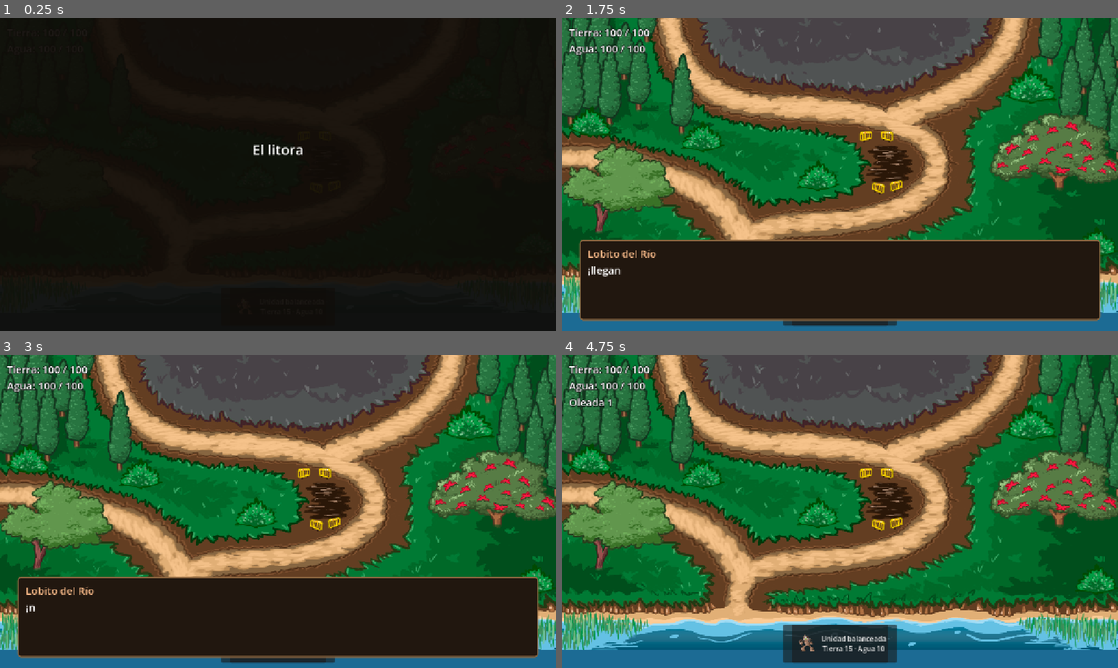
Above: before the commit, frames 1-4 (two rows, left to right).
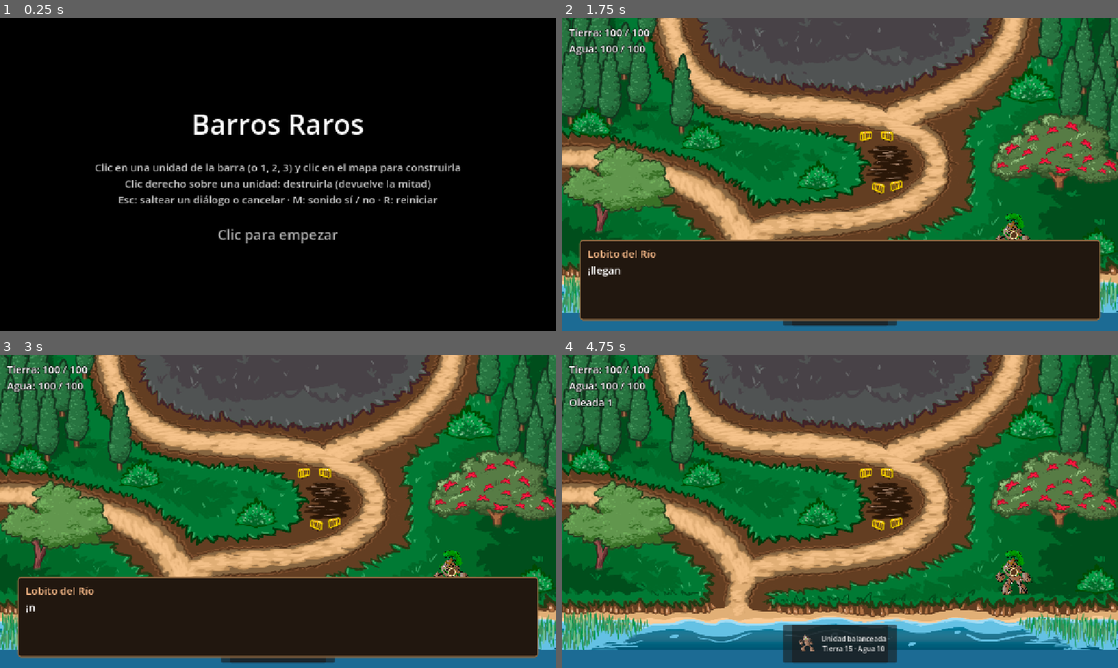
Above: after the commit, the same moments.

Repository: iagoziploc/barros-raros
Game: Godot game, scene res://levels/level_01/level_01.tscn
The game is run twice, just before and just after one commit, with the same random seed, the same clock (stepped at 60 frames per second) and the same inputs.
Inputs (mouse positions are in pixels of both pictures, inside the frame that each line leads up to):
- Up to frame 1 (0.25 s): no input
- Up to frame 2 (1.75 s): tap Enter (ui_accept) at 0.5, 1.35, 1.52 s; move the mouse to (962, 158) at 0.52 s; hold Enter (ui_accept) 0.53-1.28 s; tap M at 0.6, 1.55 s; click (962, 158) at 0.67 s; move the mouse to (728, 190) at 1.27 s; click (728, 190) at 1.42 s
- Up to frame 3 (3 s): tap Enter (ui_accept) at 1.82 s; move the mouse to (333, 442) at 2.02 s; hold Enter (ui_accept) 2.03-2.78 s; tap M at 2.1 s; click (333, 442) at 2.17 s; move the mouse to (250, 574) at 2.77 s; tap R at 2.85 s; click (250, 574) at 2.92 s
- Up to frame 4 (4.75 s): tap Enter (ui_accept) at 3.02, 3.32, 4.52 s; tap M at 3.05, 4.35 s; move the mouse to (1006, 558) at 3.52 s; hold Enter (ui_accept) 3.53-4.28 s; tap 1 at 3.6 s; click (1006, 558) at 3.67 s; move the mouse to (673, 464) at 4.27 s; click (673, 464) at 4.42 s

The runs differ from the first frame. In frame 1, 15% of the frame differs, in the area x 0-100%, y 0-95%; in frame 2, 0.3%; in frame 3, 0.3%; in frame 4, 0.5%.

Commit message:
Pantalla de inicio, tecla M para el sonido y lobito que busca recursos
- StartScreen: pantalla negra en pausa con título, controles y "clic para empezar";
  una vez por sesión. La música de menú suena en el inicio y la intro.
- Autoload Mute: la tecla M apaga y prende el bus Master, también en pausa.
- Cara de Barro provisorio junto al ceibo, con zona donde no se construye.
- Lobito: va a buscar un brillo del recurso más bajo y vuelve a entregarlo.
- Pruebas del lobito; las pruebas saltean la pantalla de inicio y silencian toda la música.

Co-Authored-By: Claude Opus 5.5 <noreply@anthropic.com>

Diff:
--- a/entities/lobito/lobito.gd
+++ b/entities/lobito/lobito.gd
@@ -1,23 +1,91 @@
-extends Node
-## El lobito de río: cada `interval` segundos devuelve `amount` del recurso más bajo.
+extends Node2D
+## El lobito de río. Cada `interval` segundos aparece un brillo del recurso más bajo:
+## el lobito va a buscarlo, vuelve a casa (el Cara de Barro) y lo entrega (`amount`).
+## Mientras va y vuelve el reloj está parado, así que cuanto más lejos el brillo,
+## más tarda la siguiente ayuda. Hasta que llegue su dibujo, es un punto.
 
-## Segundos entre una ayuda y la siguiente.
+## Segundos entre una entrega y el próximo brillo.
 @export var interval := 4.0
 ## Cuánto devuelve cada vez.
 @export var amount := 2
+## Velocidad en píxeles por segundo.
+@export var speed := 140.0
+## Adónde vuelve a entregar. Vacío = donde empieza.
+@export var home: Node2D
+## Zona donde pueden aparecer los brillos de tierra.
+@export var earth_area := Rect2(600, 260, 600, 300)
+## Zona donde pueden aparecer los brillos de agua (el río).
+@export var water_area := Rect2(450, 615, 800, 40)
+
+const COLOR := Color(0.35, 0.22, 0.12)
+const OUTLINE_COLOR := Color(0.95, 0.85, 0.65)
+
+# Brillo que el lobito trae en la boca de vuelta a casa, o null.
+var _carrying: Sparkle
+
 @onready var _timer: Timer = $RecoverTimer
 
 
-## Configura el reloj y lo arranca.
+## Se ubica en casa, configura el reloj y lo arranca.
 func _ready() -> void:
+	if home:
+		global_position = home.global_position
 	_timer.wait_time = interval
+	_timer.one_shot = true
 	_timer.timeout.connect(_on_recover_timer_timeout)
 	_timer.start()
 
 
-## Devuelve `amount` del recurso que esté más bajo.
+## Hace aparecer un brillo del recurso más bajo y sale a buscarlo.
 func _on_recover_timer_timeout() -> void:
 	if (Economy.earth <= Economy.water):
+		_fetch(Economy.Kind.EARTH)
+	else:
+		_fetch(Economy.Kind.WATER)
+
+
+## El viaje completo: aparece el brillo, el lobito va, lo agarra, vuelve, entrega
+## y recién ahí vuelve a arrancar el reloj. Cada await espera a que termine un tramo.
+func _fetch(kind: Economy.Kind) -> void:
+	var sparkle := Sparkle.new()
+	sparkle.kind = kind
+	sparkle.position = _random_point(earth_area if kind == Economy.Kind.EARTH else water_area)
+	get_parent().add_child(sparkle)
+
+	await _walk_to(sparkle.global_position)
+	_carrying = sparkle
+	sparkle.hide()
+	queue_redraw()
+
+	await _walk_to(home.global_position if home else global_position)
+	_carrying = null
+	sparkle.queue_free()
+	queue_redraw()
+	if kind == Economy.Kind.EARTH:
 		Economy.add(amount, 0)
 	else:
 		Economy.add(0, amount)
+	_timer.start()
+
+
+## Camina en línea recta hasta `target` a `speed`. Usar con await.
+## El tween se pausa con el juego, así que en los diálogos el lobito se queda quieto.
+func _walk_to(target: Vector2) -> void:
+	var duration := global_position.distance_to(target) / speed
+	var tween := create_tween()
+	tween.tween_property(self, "global_position", target, duration)
+	await tween.finished
+
+
+## Un punto al azar dentro de `area`.
+func _random_point(area: Rect2) -> Vector2:
+	return area.position + Vector2(randf() * area.size.x, randf() * area.size.y)
+
+
+## El punto del lobito y, si trae algo, el brillo en la boca.
+func _draw() -> void:
+	draw_circle(Vector2.ZERO, 9.0, OUTLINE_COLOR)
+	draw_circle(Vector2.ZERO, 7.0, COLOR)
+	if _carrying:
+		var color := Sparkle.EARTH_COLOR if _carrying.kind == Economy.Kind.EARTH else Sparkle.WATER_COLOR
+		draw_circle(Vector2(0, -11), 4.0, color)
--- a/entities/lobito/lobito.tscn
+++ b/entities/lobito/lobito.tscn
@@ -2,7 +2,8 @@
 
 [ext_resource type="Script" uid="uid://dp4ulbw6mutwj" path="res://entities/lobito/lobito.gd" id="1_md8wm"]
 
-[node name="Lobito" type="Node" unique_id=220062580]
+[node name="Lobito" type="Node2D" unique_id=220062580]
+z_index = 2
 script = ExtResource("1_md8wm")
 
 [node name="RecoverTimer" type="Timer" parent="." unique_id=434968309]
--- /dev/null
+++ b/entities/lobito/sparkle.gd
@@ -0,0 +1,25 @@
+class_name Sparkle
+extends Node2D
+## Brillo de un recurso que aparece en el mapa para que el lobito lo vaya a buscar.
+## Es solo visual: un círculo que late, del color del recurso.
+
+const EARTH_COLOR := Color(0.95, 0.75, 0.3)
+const WATER_COLOR := Color(0.55, 0.9, 1.0)
+const RADIUS := 7.0
+
+## Qué recurso es. Define el color.
+var kind := Economy.Kind.EARTH
+
+
+## Arranca a latir (se agranda y se achica sin parar).
+func _ready() -> void:
+	var tween := create_tween().set_loops()
+	tween.tween_property(self, "scale", Vector2.ONE * 1.5, 0.4)
+	tween.tween_property(self, "scale", Vector2.ONE, 0.4)
+
+
+## Un círculo con un halo, del color del recurso.
+func _draw() -> void:
+	var color := EARTH_COLOR if kind == Economy.Kind.EARTH else WATER_COLOR
+	draw_circle(Vector2.ZERO, RADIUS * 1.8, Color(color, 0.3))
+	draw_circle(Vector2.ZERO, RADIUS, color)
--- a/levels/level_01/level_01.gd
+++ b/levels/level_01/level_01.gd
@@ -1,6 +1,7 @@
 extends Node2D
 ## Conecta las piezas del nivel y guía la partida de principio a fin:
-## intro -> (diálogo de la oleada -> oleada -> noticia) x N -> final.
+## pantalla de inicio -> intro -> (diálogo de la oleada -> oleada -> noticia) x N -> final.
+## Durante la pantalla de inicio y la intro suena la música de menú; en las oleadas, la del nivel.
 ## La secuencia completa está en _run(), escrita en orden con await.
 
 ## Segundos entre una oleada y la siguiente cuando no hay ni noticia ni diálogo en el medio.
@@ -31,6 +32,9 @@
 @onready var _build_bar := $BuildBar
 @onready var _dialogue_box: DialogueBox = $DialogueBox
 @onready var _news_choice: NewsChoice = $NewsChoice
+@onready var _start_screen: StartScreen = $StartScreen
+@onready var _menu_bgm: AudioStreamPlayer = $Sound/MenuBGM
+@onready var _bgm: AudioStreamPlayer = $Sound/BGM
 
 
 ## Reinicia la economía y los modificadores, conecta las piezas y arranca la partida.
@@ -46,7 +50,11 @@
 
 ## La partida completa, en orden. Cada await espera a que termine ese momento.
 func _run() -> void:
+	_menu_bgm.play()
+	await _start_screen.wait_for_start()
 	await _play_once(intro)
+	_menu_bgm.stop()
+	_bgm.play()
 
 	var last_wave := _spawner.waves.size() - 1
 	for index in _spawner.waves.size():
@@ -108,7 +116,7 @@
 		unit.remove(true)
 
 
-## Tecla R: reinicia el nivel. Los diálogos ya vistos no se repiten.
+## Tecla R: reinicia el nivel. Los diálogos ya vistos y la pantalla de inicio no se repiten.
 func _unhandled_input(event: InputEvent) -> void:
 	var key := event as InputEventKey
 	if key == null or not key.pressed or key.echo:
--- a/levels/level_01/level_01.tscn
+++ b/levels/level_01/level_01.tscn
@@ -2,6 +2,9 @@
 
 [ext_resource type="Script" uid="uid://dk1j7c5o33egu" path="res://levels/level_01/level_01.gd" id="1_71kry"]
 [ext_resource type="Script" path="res://systems/waves/route.gd" id="20_route"]
+[ext_resource type="PackedScene" path="res://ui/start_screen/start_screen.tscn" id="21_start_screen"]
+[ext_resource type="AudioStream" path="res://assets/audio/BGM/bgm_menu.ogg" id="22_bgm_menu"]
+[ext_resource type="Texture2D" path="res://assets/art/provisorio/protagonista.png" id="23_protagonist"]
 [ext_resource type="Script" uid="uid://b20equpmgorg6" path="res://systems/waves/wave_spawner.gd" id="2_spawner"]
 [ext_resource type="Script" uid="uid://dh6iidbe12i6l" path="res://systems/waves/wave_data.gd" id="3_wave_data"]
 [ext_resource type="Resource" uid="uid://cghmxyocjwh1n" path="res://data/waves/wave_01.tres" id="4_wave_01"]
@@ -65,6 +68,9 @@
 [sub_resource type="CircleShape2D" id="CircleShape2D_dig_site"]
 radius = 22.0
 
+[sub_resource type="RectangleShape2D" id="RectangleShape2D_protagonist"]
+size = Vector2(70, 95)
+
 [sub_resource type="RectangleShape2D" id="RectangleShape2D_trunk"]
 size = Vector2(40, 40)
 
@@ -172,7 +178,11 @@
 [node name="BGM" type="AudioStreamPlayer" parent="Sound" unique_id=1202783320]
 process_mode = 3
 stream = ExtResource("11_cfw67")
-autoplay = true
+bus = &"BGM"
+
+[node name="MenuBGM" type="AudioStreamPlayer" parent="Sound"]
+process_mode = 3
+stream = ExtResource("22_bgm_menu")
 bus = &"BGM"
 
 [node name="AMB" type="AudioStreamPlayer" parent="Sound" unique_id=1517519177]
@@ -181,7 +191,22 @@
 autoplay = true
 bus = &"AMB"
 
-[node name="Lobito" parent="." unique_id=220062580 instance=ExtResource("12_y3njl")]
+[node name="Protagonist" type="Sprite2D" parent="."]
+z_index = 1
+position = Vector2(1040, 500)
+scale = Vector2(0.1, 0.1)
+texture = ExtResource("23_protagonist")
+
+[node name="NoBuild" type="Area2D" parent="Protagonist" groups=["no_build"]]
+scale = Vector2(10, 10)
+collision_mask = 0
+monitoring = false
+
+[node name="Shape" type="CollisionShape2D" parent="Protagonist/NoBuild"]
+shape = SubResource("RectangleShape2D_protagonist")
+
+[node name="Lobito" parent="." unique_id=220062580 node_paths=PackedStringArray("home") instance=ExtResource("12_y3njl")]
+home = NodePath("../Protagonist")
 
 [node name="WaveSpawner" type="Node" parent="." unique_id=2082128550 node_paths=PackedStringArray("entrances")]
 script = ExtResource("2_spawner")
@@ -211,3 +236,5 @@
 z_index = 1
 position = Vector2(276, 176)
 texture = ExtResource("18_t0q2h")
+
+[node name="StartScreen" parent="." instance=ExtResource("21_start_screen")]
--- a/localization/strings.csv
+++ b/localization/strings.csv
@@ -43,3 +43,8 @@
 NEWS_02_01,¡Todos saluden al gran estado de Holy Faith!
 NEWS_02_A,Opción A (provisoria)
 NEWS_02_B,Opción B (provisoria)
+START_TITLE,Barros Raros
+START_CONTROLS,"Clic en una unidad de la barra (o 1, 2, 3) y clic en el mapa para construirla
+Clic derecho sobre una unidad: destruirla (devuelve la mitad)
+Esc: saltear un diálogo o cancelar · M: sonido sí / no · R: reiniciar"
+START_CLICK,Clic para empezar
--- a/project.godot
+++ b/project.godot
@@ -22,6 +22,7 @@
 
 Economy="*res://systems/economy/economy.gd"
 Modifiers="*res://systems/modifiers/modifiers.gd"
+Mute="*res://systems/audio/mute.gd"
 
 [display]
 
--- /dev/null
+++ b/systems/audio/mute.gd
@@ -0,0 +1,36 @@
+extends Node
+## Autoload `Mute`: la tecla M prende y apaga todo el sonido del juego.
+## Es un autoload para que funcione siempre: en pausa, en los diálogos y después de reiniciar.
+
+## Cambió el estado: true = sin sonido.
+signal changed(is_muted: bool)
+
+const MASTER_BUS := 0
+
+
+## Sigue recibiendo teclas aunque el juego esté en pausa.
+func _ready() -> void:
+	process_mode = Node.PROCESS_MODE_ALWAYS
+
+
+## Tecla M: alterna el sonido.
+func _unhandled_input(event: InputEvent) -> void:
+	var key := event as InputEventKey
+	if key and key.pressed and not key.echo and key.keycode == KEY_M:
+		toggle()
+
+
+## Apaga el sonido si estaba prendido, y al revés.
+func toggle() -> void:
+	set_muted(not is_muted())
+
+
+## true si el sonido está apagado.
+func is_muted() -> bool:
+	return AudioServer.is_bus_mute(MASTER_BUS)
+
+
+## Apaga (true) o prende (false) el bus Master, por donde pasa todo el sonido.
+func set_muted(muted: bool) -> void:
+	AudioServer.set_bus_mute(MASTER_BUS, muted)
+	changed.emit(muted)
--- /dev/null
+++ b/tests/lobito_test.gd
@@ -0,0 +1,54 @@
+extends Node
+## Pruebas del lobito. Se corre con:
+##   godot --headless --path . res://tests/lobito_test.tscn
+## Sale con código 0 si todo pasó y 1 si algo falló.
+
+const LOBITO := preload("res://entities/lobito/lobito.tscn")
+
+var _failures := 0
+
+
+func _ready() -> void:
+	Engine.time_scale = 8.0
+	await _test_fetch()
+	print("")
+	print("Resultado: %d falla(s)" % _failures)
+	get_tree().quit(1 if _failures > 0 else 0)
+
+
+func _test_fetch() -> void:
+	print("Ir a buscar el recurso más bajo")
+	Economy.reset()
+	Economy.spend(0, 30)  # El agua queda más baja: tiene que traer agua.
+	var home := Node2D.new()
+	home.position = Vector2(500, 300)
+	add_child(home)
+	var lobito: Node2D = LOBITO.instantiate()
+	lobito.home = home
+	lobito.interval = 0.5
+	lobito.water_area = Rect2(500, 500, 1, 1)  # El brillo aparece a 200 px de casa.
+	add_child(lobito)
+	_check(lobito.global_position == home.global_position, "empieza en casa")
+
+	var farthest := 0.0
+	var time_left := 10.0
+	while Economy.water == 70 and time_left > 0.0:
+		await get_tree().process_frame
+		time_left -= get_process_delta_time()
+		farthest = maxf(farthest, lobito.global_position.distance_to(home.global_position))
+	_check(farthest > 190.0, "sale de casa hasta el brillo")
+	_check(Economy.water == 70 + lobito.amount, "vuelve y entrega agua (la más baja)")
+	_check(lobito.global_position.distance_to(home.global_position) < 1.0, "entrega en casa")
+	_check(Economy.earth == 100, "no toca la tierra")
+	var elapsed := 10.0 - time_left
+	_check(elapsed > lobito.interval + 1.5, "tarda el intervalo más el viaje, no solo el intervalo")
+	lobito.queue_free()
+	home.queue_free()
+
+
+func _check(condition: bool, description: String) -> void:
+	if condition:
+		print("  ok     ", description)
+	else:
+		_failures += 1
+		print("  FALLA  ", description)
--- /dev/null
+++ b/tests/lobito_test.tscn
@@ -0,0 +1,6 @@
+[gd_scene format=3]
+
+[ext_resource type="Script" path="res://tests/lobito_test.gd" id="1"]
+
+[node name="LobitoTest" type="Node"]
+script = ExtResource("1")
--- a/tests/test_utils.gd
+++ b/tests/test_utils.gd
@@ -2,12 +2,15 @@
 ## Funciones compartidas por las pruebas.
 
 
-## Apaga todos los sonidos con autoplay del nodo `Sound` del nivel. Llamar antes de add_child:
-## si suenan al cerrar Godot, avisa que la reproducción quedó sin liberar.
+## Apaga todos los sonidos del nodo `Sound` del nivel (les saca el audio, así play() no suena).
+## Llamar antes de add_child: si suenan al cerrar Godot, avisa que la reproducción quedó sin liberar.
+## También saltea la pantalla de inicio, que pausaría la partida esperando un clic.
 static func silence(level: Node) -> void:
 	for player in level.get_node("Sound").get_children():
 		if player is AudioStreamPlayer:
 			player.autoplay = false
+			player.stream = null
+	StartScreen._was_shown = true
 
 
 ## Saca al lobito del nivel: suma recursos solo y desarma las cuentas de las pruebas.
--- /dev/null
+++ b/ui/start_screen/start_screen.gd
@@ -0,0 +1,58 @@
+class_name StartScreen
+extends CanvasLayer
+## Pantalla negra del comienzo: título, controles y "clic para empezar".
+## Pausa el juego hasta el clic (process_mode = Always en la escena).
+## Se muestra una sola vez por sesión: al reiniciar con R ya no aparece.
+
+## El jugador hizo clic para empezar.
+signal started
+
+# `static`: sobrevive a reload_current_scene(), como los diálogos ya vistos del nivel.
+static var _was_shown := false
+
+@onready var _title: Label = %Title
+@onready var _controls: Label = %Controls
+@onready var _click_label: Label = %ClickLabel
+
+
+## Arranca oculta, con los textos traducidos.
+func _ready() -> void:
+	_title.text = tr("START_TITLE")
+	_controls.text = tr("START_CONTROLS")
+	_click_label.text = tr("START_CLICK")
+	hide()
+
+
+## Muestra la pantalla y espera el clic. Usar con await. Si ya se mostró en esta sesión,
+## vuelve enseguida.
+func wait_for_start() -> void:
+	if _was_shown:
+		return
+	_was_shown = true
+	var was_paused := get_tree().paused
+	get_tree().paused = true
+	show()
+	_blink()
+	await started
+	hide()
+	get_tree().paused = was_paused
+
+
+## Clic izquierdo (o Enter / espacio) mientras está visible: empieza.
+func _unhandled_input(event: InputEvent) -> void:
+	if not visible:
+		return
+	var click := event as InputEventMouseButton
+	var is_click := click != null and click.pressed and click.button_index == MOUSE_BUTTON_LEFT
+	if is_click or event.is_action_pressed("ui_accept"):
+		get_viewport().set_input_as_handled()
+		started.emit()
+
+
+## Hace titilar "clic para empezar" mientras la pantalla esté abierta.
+func _blink() -> void:
+	var tween := create_tween().set_loops()
+	tween.tween_property(_click_label, "modulate:a", 0.25, 0.6)
+	tween.tween_property(_click_label, "modulate:a", 1.0, 0.6)
+	# El tween se corta solo al ocultarse: así no queda corriendo para siempre.
+	started.connect(tween.kill, CONNECT_ONE_SHOT)
--- /dev/null
+++ b/ui/start_screen/start_screen.tscn
@@ -0,0 +1,47 @@
+[gd_scene format=3]
+
+[ext_resource type="Script" path="res://ui/start_screen/start_screen.gd" id="1_start"]
+
+[node name="StartScreen" type="CanvasLayer"]
+process_mode = 3
+layer = 20
+script = ExtResource("1_start")
+
+[node name="Black" type="ColorRect" parent="."]
+anchors_preset = 15
+anchor_right = 1.0
+anchor_bottom = 1.0
+grow_horizontal = 2
+grow_vertical = 2
+color = Color(0, 0, 0, 1)
+
+[node name="Center" type="CenterContainer" parent="."]
+anchors_preset = 15
+anchor_right = 1.0
+anchor_bottom = 1.0
+grow_horizontal = 2
+grow_vertical = 2
+mouse_filter = 2
+
+[node name="Column" type="VBoxContainer" parent="Center"]
+layout_mode = 2
+theme_override_constants/separation = 40
+
+[node name="Title" type="Label" parent="Center/Column"]
+unique_name_in_owner = true
+layout_mode = 2
+theme_override_font_sizes/font_size = 64
+horizontal_alignment = 1
+
+[node name="Controls" type="Label" parent="Center/Column"]
+unique_name_in_owner = true
+layout_mode = 2
+theme_override_colors/font_color = Color(0.8, 0.8, 0.8, 1)
+theme_override_font_sizes/font_size = 24
+horizontal_alignment = 1
+
+[node name="ClickLabel" type="Label" parent="Center/Column"]
+unique_name_in_owner = true
+layout_mode = 2
+theme_override_font_sizes/font_size = 32
+horizontal_alignment = 1
Not shown, added: entities/lobito/sparkle.gd.uid
Binary file changed: localization/strings.es.translation
Not shown, added: systems/audio/mute.gd.uid
Not shown, added: tests/lobito_test.gd.uid
Not shown, added: ui/start_screen/start_screen.gd.uid
